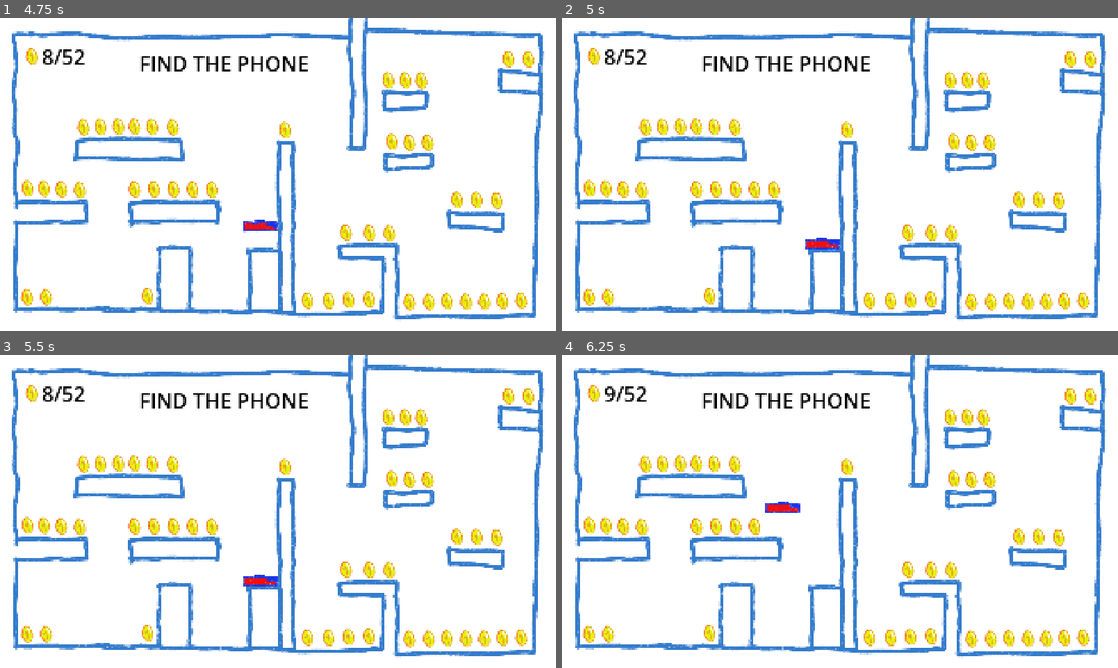
Above: before the commit, frames 1-4 (two rows, left to right).
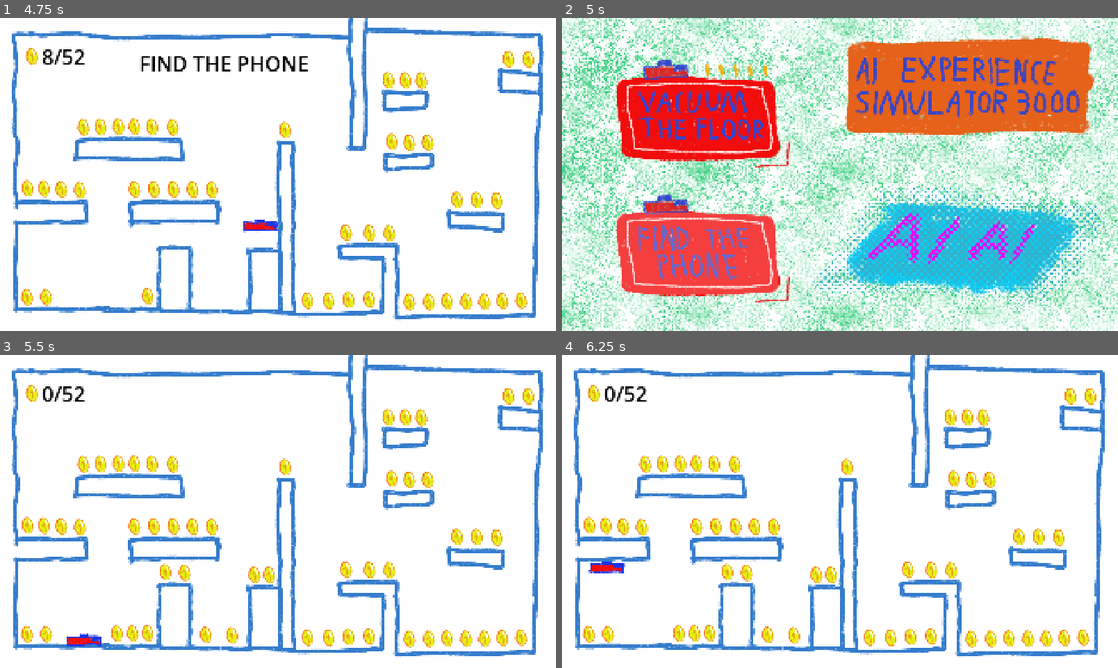
Above: after the commit, the same moments.

Repository: AkiPoh/ai-experience-simulator-3000
Game: Godot game, scene res://menu/menu.tscn
Same seed, same stepped clock (60 frames per second), same inputs: the game is played once before the commit and once after it.
Inputs (mouse positions are in pixels of both pictures, inside the frame that each line leads up to):
- Up to frame 1 (4.75 s): click (133, 252) at 0.5 s; tap Enter at 1.25 s; hold D (move_right) 1.28-2.78 s; tap Up (jump) at 1.52, 2.27, 3.77, 4.52 s; hold Left (move_left) 2.78-3.53 s; hold D (move_right) from 3.53 s (still down)
- Up to frame 2 (5 s): keep holding D (move_right); tap Escape (ui_cancel) at 4.9 s
- Up to frame 3 (5.5 s): release D (move_right) at 5 s; click (133, 455) at 5.02 s
- Up to frame 4 (6.25 s): tap Space at 5.75 s; hold Left (move_left) from 5.78 s (still down); tap Up (jump) at 6.02 s

Frame 1 is identical in both runs. In frame 2, 78% of the frame differs, in the area x 0-100%, y 0-100%; in frame 3, 1.8%; in frame 4, 2.0%.

Commit message:
'esc' back to menu from levels

Diff:
--- a/godot-game/level1/level_1.gd
+++ b/godot-game/level1/level_1.gd
@@ -15,7 +15,8 @@
 
 # Called every frame. 'delta' is the elapsed time since the previous frame.
 func _process(delta: float) -> void:
-	pass
+	if Input.is_action_just_pressed("ui_cancel"):
+		get_tree().change_scene_to_file("res://menu/menu.tscn")
 
 
 func _on_coin_collected(body: Node, coin: Node) -> void:
--- a/godot-game/level1/level_1.tscn
+++ b/godot-game/level1/level_1.tscn
@@ -1,11 +1,11 @@
 [gd_scene load_steps=33 format=3 uid="uid://gknarqs2e6u7"]
 
-[ext_resource type="Texture2D" uid="uid://dkoc1clcp6fw1" path="res://level1/art/level1-main.png" id="1_4hwfk"]
-[ext_resource type="Texture2D" uid="uid://devy77ikw2ajr" path="res://level1/art/player-trimmed-canvas.png" id="1_h77vs"]
-[ext_resource type="Script" uid="uid://dokvx3kb8fcvf" path="res://level1/level_1.gd" id="1_mh48n"]
-[ext_resource type="Script" uid="uid://dbtvs1x27mc1e" path="res://level1/vacuum.gd" id="1_xpeh6"]
-[ext_resource type="PackedScene" uid="uid://dv6hsgtmmsv84" path="res://level1/coin/coin.tscn" id="2_v8of2"]
-[ext_resource type="Texture2D" uid="uid://cxvmhq4gu1dus" path="res://level1/coin/art/coin.png" id="6_atmxi"]
+[ext_resource type="Texture2D" uid="uid://dkoc1clcp6fw1" path="res://level2/art/level1-main.png" id="1_4hwfk"]
+[ext_resource type="Texture2D" uid="uid://devy77ikw2ajr" path="res://level2/art/player-trimmed-canvas.png" id="1_h77vs"]
+[ext_resource type="Script" uid="uid://dokvx3kb8fcvf" path="res://level2/level_2.gd" id="1_mh48n"]
+[ext_resource type="Script" uid="uid://dbtvs1x27mc1e" path="res://level2/robot.gd" id="1_xpeh6"]
+[ext_resource type="PackedScene" uid="uid://dv6hsgtmmsv84" path="res://level2/coin/coin.tscn" id="2_v8of2"]
+[ext_resource type="Texture2D" uid="uid://cxvmhq4gu1dus" path="res://level2/coin/art/coin.png" id="6_atmxi"]
 
 [sub_resource type="RectangleShape2D" id="RectangleShape2D_4hwfk"]
 size = Vector2(633, 87)
--- a/godot-game/level2/level_2.gd
+++ b/godot-game/level2/level_2.gd
@@ -15,11 +15,12 @@
 
 # Called every frame. 'delta' is the elapsed time since the previous frame.
 func _process(delta: float) -> void:
-	pass
+	if Input.is_action_just_pressed("ui_cancel"):
+		get_tree().change_scene_to_file("res://menu/menu.tscn")
 
 
 func _on_coin_collected(body: Node, coin: Node) -> void:
-	if body == $Vacuum:
+	if body == $Robot:
 		coins_collected += 1
 		coin.queue_free()
 		$CoinCounter.text = str(coins_collected) + "/" + str(total_coins)
--- a/godot-game/level2/level_2.tscn
+++ b/godot-game/level2/level_2.tscn
@@ -85,7 +85,7 @@
 [sub_resource type="RectangleShape2D" id="RectangleShape2D_h77vs"]
 size = Vector2(120, 34)
 
-[node name="Level1" type="Node2D"]
+[node name="Level2" type="Node2D"]
 script = ExtResource("1_mh48n")
 
 [node name="Background" type="Sprite2D" parent="."]
@@ -369,15 +369,15 @@
 [node name="Coin55" parent="Coins" instance=ExtResource("2_v8of2")]
 position = Vector2(1341, 215)
 
-[node name="Vacuum" type="CharacterBody2D" parent="."]
+[node name="Robot" type="CharacterBody2D" parent="."]
 position = Vector2(-76, 768)
 script = ExtResource("1_xpeh6")
 
-[node name="CollisionShape2D" type="CollisionShape2D" parent="Vacuum"]
+[node name="CollisionShape2D" type="CollisionShape2D" parent="Robot"]
 position = Vector2(366, 215)
 shape = SubResource("RectangleShape2D_h77vs")
 
-[node name="Sprite2D" type="Sprite2D" parent="Vacuum"]
+[node name="Sprite2D" type="Sprite2D" parent="Robot"]
 position = Vector2(366, 212)
 texture = ExtResource("1_h77vs")
 
